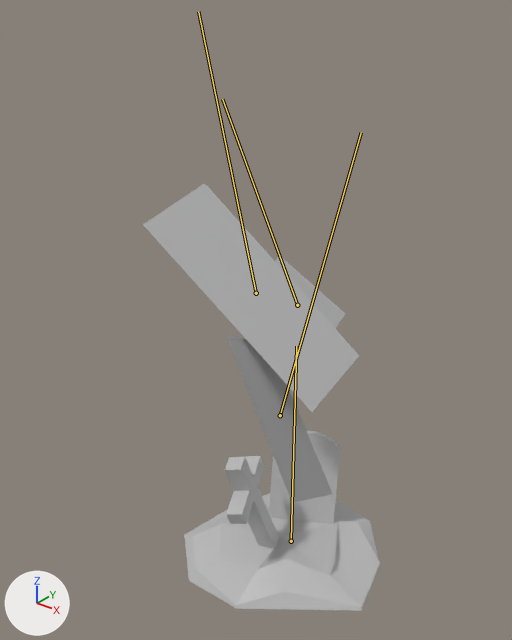
One commit to the FBX model Assets/Resources/Animations/Obstacles/Spirits/obstacleMayanSpiritsAnim_deathobstacleMayanSpiritsAnim_death.fbx: the scene before it, then after it.
The view is the same before and after, from a 50 mm camera at (4.37, -6.25, 7.13) aimed at (-0.2, -0.54, 3.59). The lights are fixed; the arrows at lower left show +X, +Y and +Z. Both versions are drawn at frame 10 of the action 'obstacleMayanSpiritsAnim_death'; the numbers are the values there. The bones that bend it are drawn over the model as lines.

The first picture shows 'crox_01', 'ghostBig_01', 'ground_01', 'mediumBig_01', 'tinyBig_01', 'tome_01'.
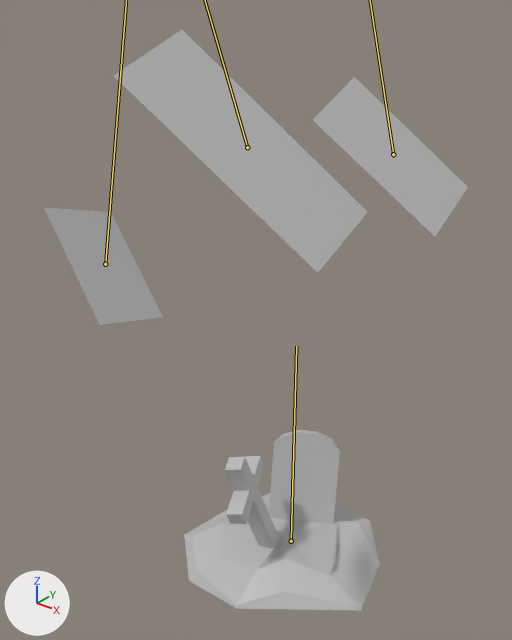
The change, as a diff of the scene's bpy script:
```diff
--- a/Assets/Resources/Animations/Obstacles/Spirits/obstacleMayanSpiritsAnim_deathobstacleMayanSpiritsAnim_death.fbx.py
+++ b/Assets/Resources/Animations/Obstacles/Spirits/obstacleMayanSpiritsAnim_deathobstacleMayanSpiritsAnim_death.fbx.py
@@ bone_bind_mediumbig_01 @@
 bone_bind_mediumbig_01 = bpy.data.objects['grp_rig'].pose.bones['bind_mediumBig_01']  # child of 'root'
-bone_bind_mediumbig_01.location = (0.0, 44.0, -11.0)
-bone_bind_mediumbig_01.rotation_quaternion = (0.976, -0.22, 0.0, 0.0)  # degrees (-25, 0, 0)
+bone_bind_mediumbig_01.location = (0.0, 287.0, -219.0)
+bone_bind_mediumbig_01.rotation_quaternion = (0.977, 0.213, 0.0, 0.0)  # degrees (25, 0, 0)
@@ bone_bind_ghostbig_01 @@
 bone_bind_ghostbig_01 = bpy.data.objects['grp_rig'].pose.bones['bind_ghostBig_01']  # child of 'root'
-bone_bind_ghostbig_01.location = (0.0, 62.0, 28.0)
-bone_bind_ghostbig_01.rotation_quaternion = (0.991, 0.133, 0.0, 0.0)  # degrees (15, 0, 0)
+bone_bind_ghostbig_01.location = (0.0, 229.0, 42.0)
+bone_bind_ghostbig_01.rotation_quaternion = (0.98, 0.198, 0.0, 0.0)  # degrees (23, 0, 0)
@@ bone_bind_tinybig_01 @@
 bone_bind_tinybig_01 = bpy.data.objects['grp_rig'].pose.bones['bind_tinyBig_01']  # child of 'root'
-bone_bind_tinybig_01.location = (0.0, 20.0, 23.0)
-bone_bind_tinybig_01.rotation_quaternion = (0.973, 0.233, 0.0, 0.0)  # degrees (27, 0, 0)
+bone_bind_tinybig_01.location = (0.0, 171.0, 328.0)
+bone_bind_tinybig_01.rotation_quaternion = (0.994, -0.109, 0.0, 0.0)  # degrees (-12, 0, 0)
```

Pixel boxes [x1, y1, x2, y2] of what changed, in the pictures (512 x 640 px):
'ghostBig_01', posed (18% wider, 7% taller)
    before: [143, 183, 359, 412]
    after: [114, 29, 368, 273]
'mediumBig_01', posed (44% wider)
    before: [226, 335, 333, 503]
    after: [313, 77, 468, 236]
'tinyBig_01', posed
    before: [275, 255, 346, 329]
    after: [44, 208, 163, 325]
